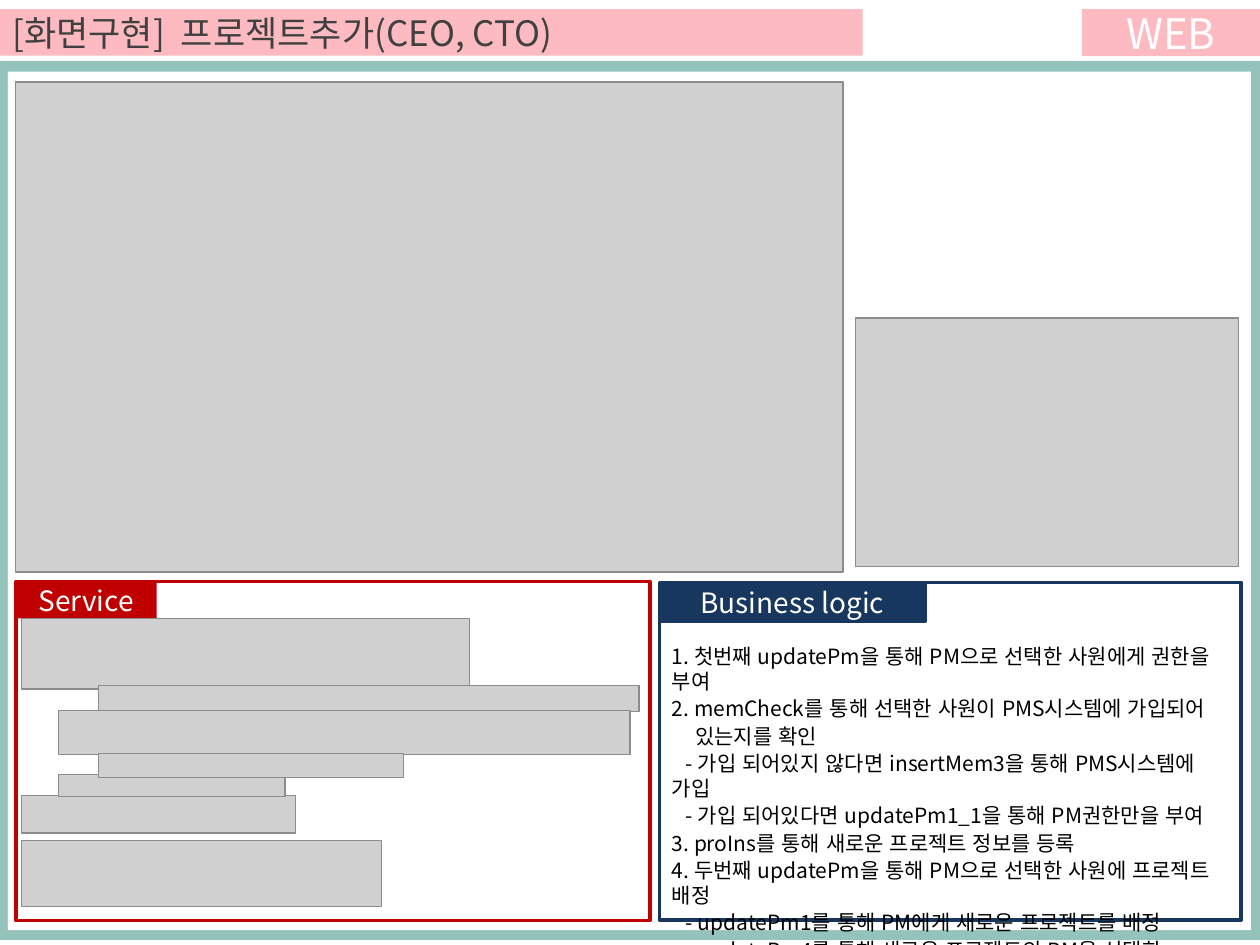
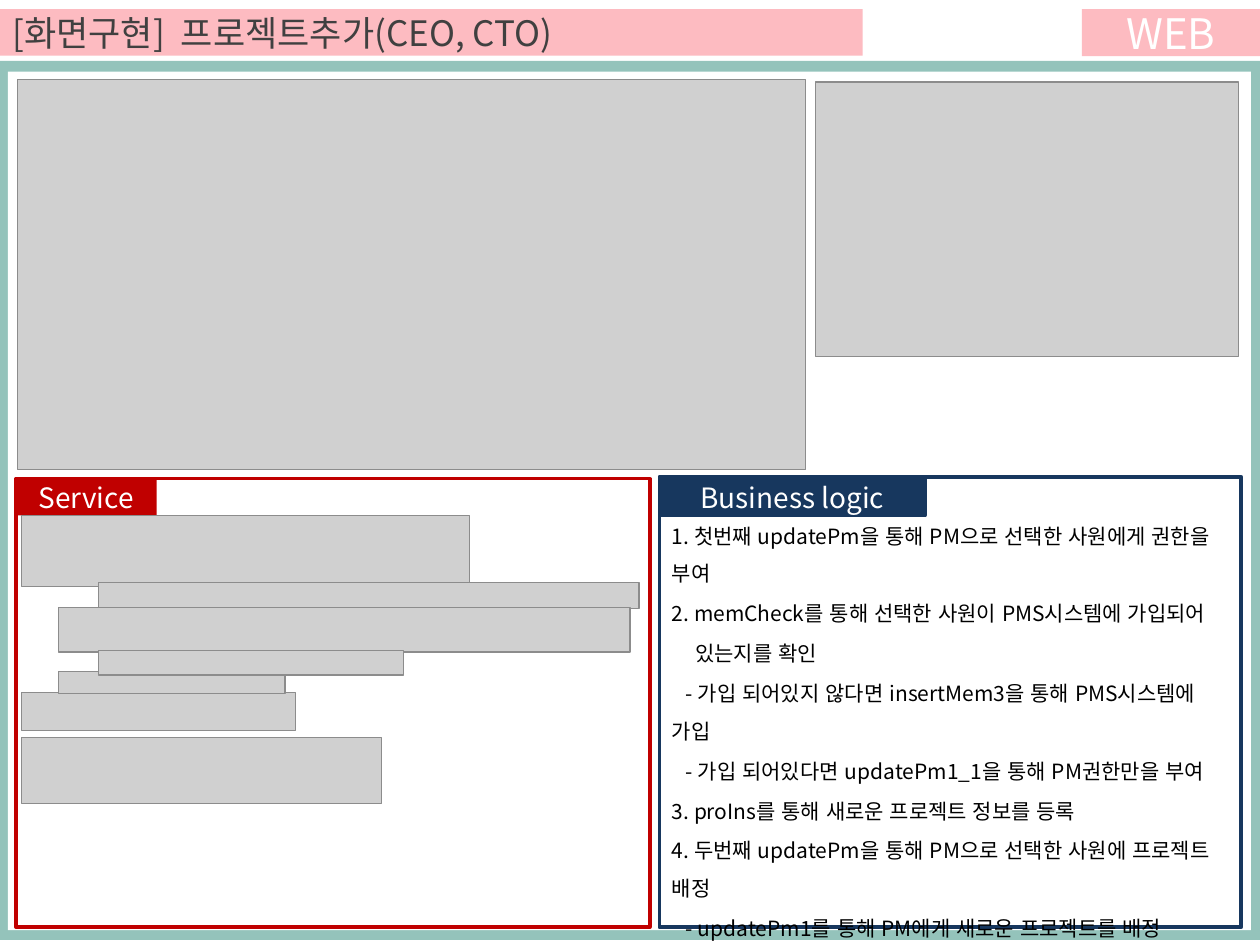
Before and after one commit to ezenteam03/project06, a slide deck: slide 22 of WebContent/jhk/0608 전현규.pptx. Drawn at 1260x945 pixels with LibreOffice and Linux fonts; fonts in the diff are those of the drawing; grey boxes stand for pictures. Boxes give left, top, right and bottom in pixels: in the first picture for what was removed or moved away, otherwise in the second. Text is boxed around its words. In the diff, an @@ line names an element or a change of style, - is before the commit and + after.

```diff
--- a/WebContent/jhk/0608 전현규.pptx
+++ b/WebContent/jhk/0608 전현규.pptx
@@ picture: place and size @@
-picture at box(16, 82, 843, 572)
+picture at box(18, 79, 806, 470)
@@ picture: place and size @@
-picture at box(856, 318, 1239, 566)
+picture at box(815, 82, 1237, 357)
@@ rectangle: place and size @@
-rectangle at box(16, 582, 650, 921)
+rectangle at box(16, 479, 650, 927)
@@ rectangle "1. 첫번째 updatePm을 통해 PM으로 ...": place and size @@
-rectangle "1. 첫번째 updatePm을 통해 PM으로 ..." at box(659, 582, 1241, 920)
+rectangle "1. 첫번째 updatePm을 통해 PM으로 ..." at box(659, 478, 1241, 927)
@@ rectangle "1. 첫번째 updatePm을 통해 PM으로 ..." at box(659, 478, 1241, 927): line spacing 1 to 1.5 @@
@@ 6 pictures, 2 rectangles: place and size @@
-6 pictures, 2 rectangles at box(16, 582, 925, 906)
+6 pictures, 2 rectangles at box(16, 479, 925, 803)
@@ picture: place and size @@
-picture at box(21, 795, 295, 833)
+picture at box(21, 693, 295, 731)
```
Also in this commit, not shown: 9 other slides changed, 3 slides added, 8 slides removed, 32 other files.
